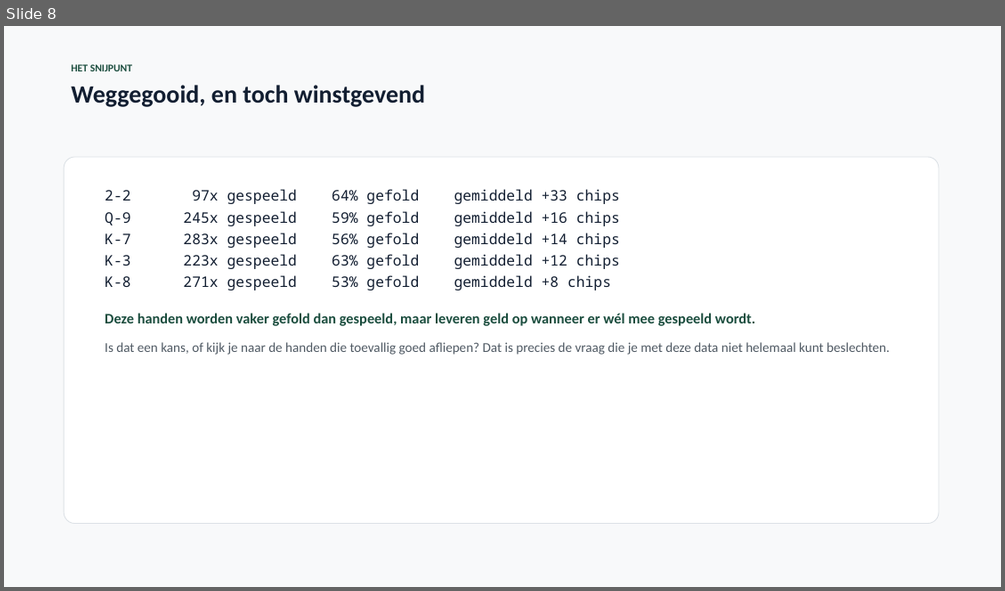
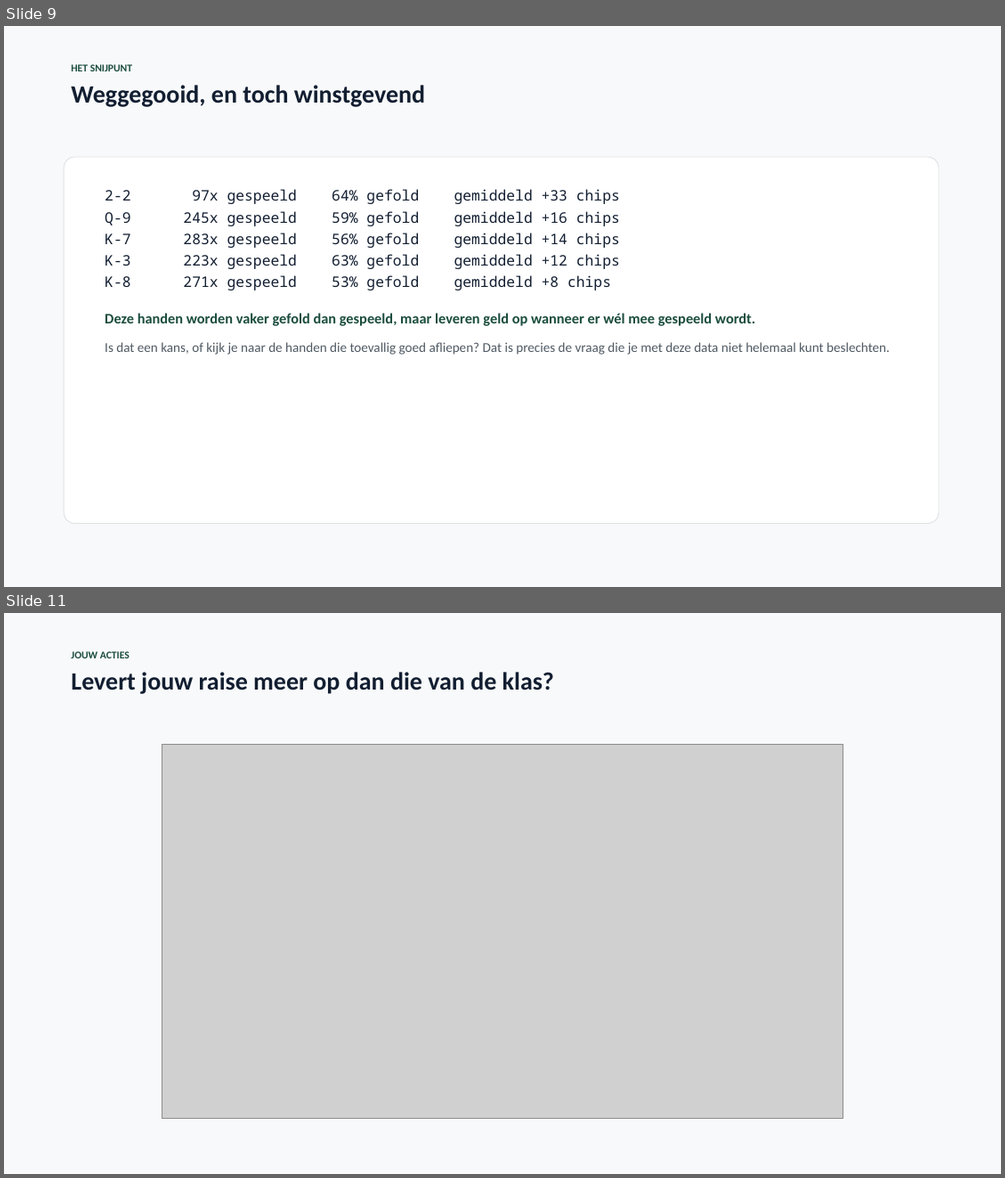
Before and after one commit to finturion/poker-analytics-challenge, a slide deck: powerpoints/Data_Science_Werkcollege8.pptx. Shown one above the other, each under a label of ours: slide 8 before the commit, slides 9 and 11 after it; the slides between them are not shown. The pictures are 1005x591 and 1005x1178 pixels, drawn with LibreOffice and Linux fonts; fonts in the diff are those of the drawing; grey boxes stand for pictures. Boxes give left, top, right and bottom in pixels: in the first picture for what was removed or moved away, otherwise in the second. Text is boxed around its words. In the diff, an @@ line names an element or a change of style, - is before the commit and + after.

```diff
--- a/powerpoints/Data_Science_Werkcollege8.pptx
+++ b/powerpoints/Data_Science_Werkcollege8.pptx
@@ slide 11 added at <box>4,613,1001,1174</box>, background #FFFFFF @@
@@ rectangle added at <box>4,613,1001,1174</box>, fill #F8F9FA @@
@@ text added at <box>71,651,554,694</box>, 24 pt, text #121E31, bold @@
+JOUW ACTIES
+Levert jouw raise meer op dan die van de klas?
@@ picture added at <box>162,744,843,1118</box> @@
@@ what was slide 8 is now slide 9 @@
```
Also in this commit, not shown: 1 slide changed, 3 other slides added, 12 other files.
